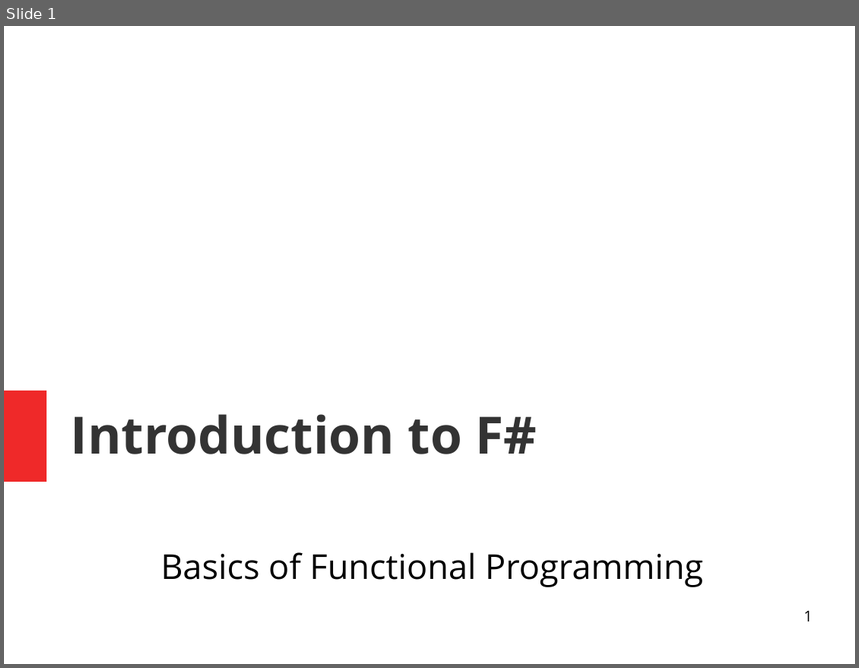
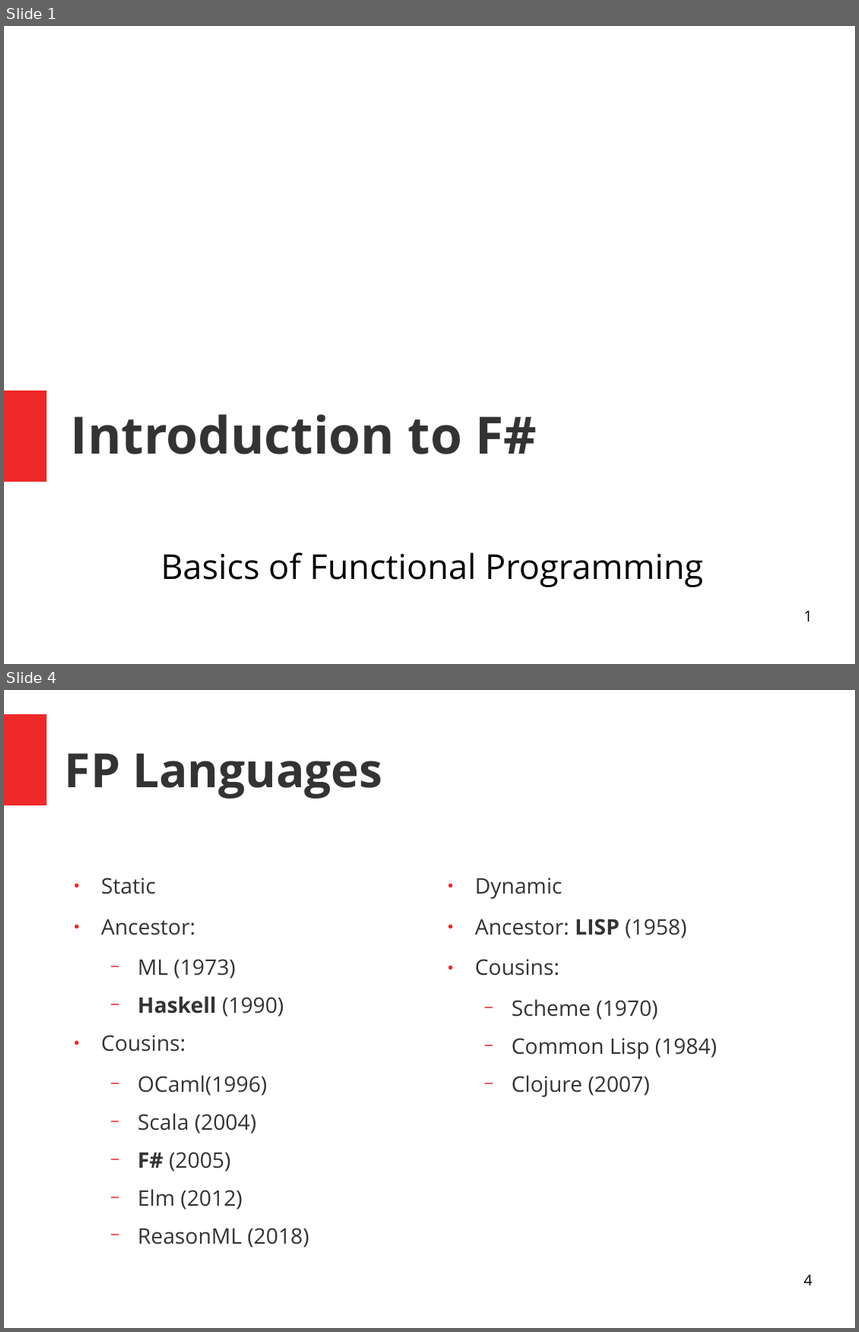
Before and after one commit to ChangHaiBin/FSharpPowerPoint, a slide deck: FSharp Talk.odp. Shown one above the other, each under a label of ours: slide 1 before the commit, slides 1 and 4 after it; the slides between them are not shown. The pictures are 859x668 and 859x1332 pixels, drawn with LibreOffice and Linux fonts; fonts in the diff are those of the drawing. Boxes give left, top, right and bottom in pixels: in the first picture for what was removed or moved away, otherwise in the second. Text is boxed around its words. In the diff, an @@ line names an element or a change of style, - is before the commit and + after.

```diff
--- a/FSharp Talk.odp
+++ b/FSharp Talk.odp
@@ slide 4 added at (x1=4, y1=690, x2=855, y2=1328), background #FFFFFF @@
@@ rectangle added at (x1=4, y1=714, x2=47, y2=805), fill #EF2929 @@
@@ title added at (x1=65, y1=753, x2=382, y2=799), 44 pt, text #333333, bold @@
+FP Languages
@@ text added at (x1=101, y1=878, x2=309, y2=1248), 20 pt, text #333333 @@
+● Static
+● Ancestor:
+  − ML (1973)
+  − Haskell (1990)
+● Cousins:
+  − OCaml(1996)
+  − Scala (2004)
+  − F# (2005)
+  − Elm (2012)
+  − ReasonML (2018)
@@ text added at (x1=475, y1=878, x2=717, y2=1097), 20 pt, text #333333 @@
+● Dynamic
+● Ancestor: LISP (1958)
+● Cousins:
+  − Scheme (1970)
+  − Common Lisp (1984)
+  − Clojure (2007)
@@ page number added at (x1=804, y1=1274, x2=813, y2=1286), 14 pt, text #000000 @@
+4
```
Also in this commit, not shown: 2 slides changed, 21 other slides added.
